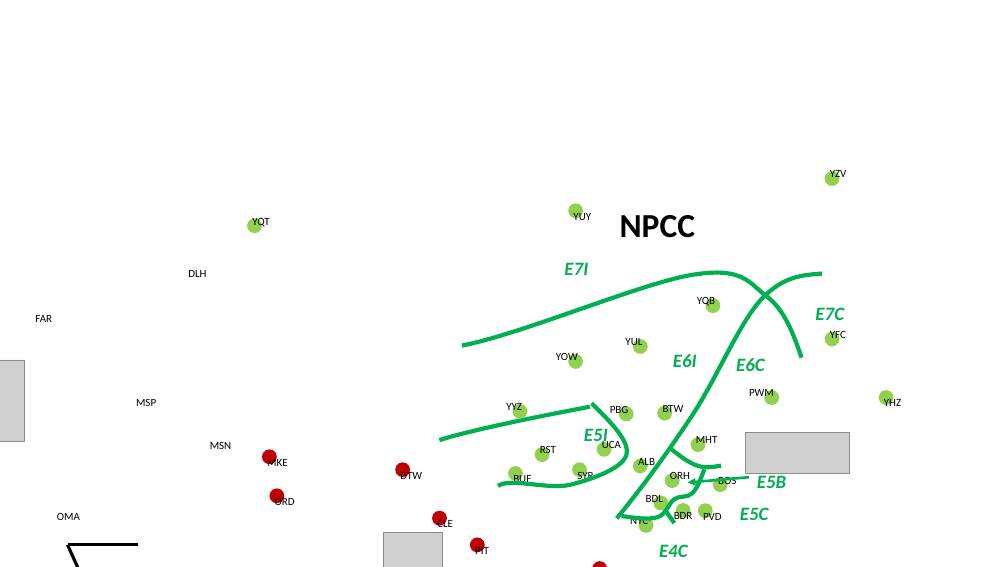
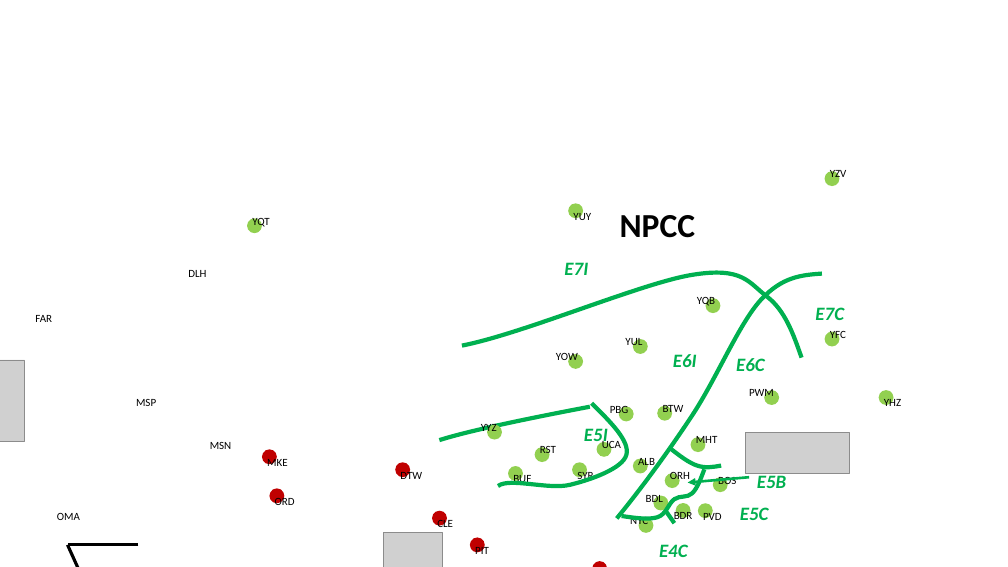
Before and after one commit to slacgismo/loadinsight, a slide deck: slide 2 of nercmap/citymap.pptx. Drawn at 1008x567 pixels with LibreOffice and Linux fonts; fonts in the diff are those of the drawing; grey boxes stand for pictures; background and template pictures are left out. Boxes give left, top, right and bottom in pixels: in the first picture for what was removed or moved away, otherwise in the second. Text is boxed around its words. In the diff, an @@ line names an element or a change of style, - is before the commit and + after.

Commit message:
Fix Toronto position

```diff
--- a/nercmap/citymap.pptx
+++ b/nercmap/citymap.pptx
@@ ellipse "YYZ": place and size @@
-ellipse "YYZ" at bbox=[513, 404, 528, 419]
+ellipse "YYZ" at bbox=[487, 425, 502, 440]
```
Also in this commit, not shown: 3 other slides changed.
